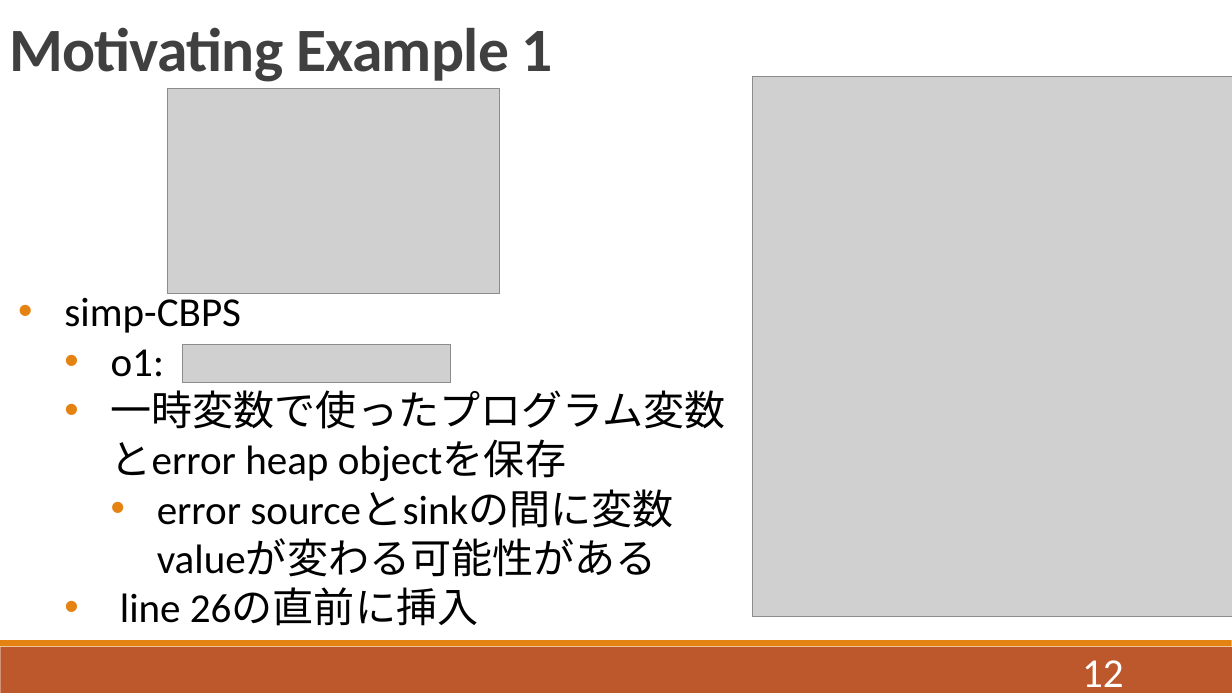
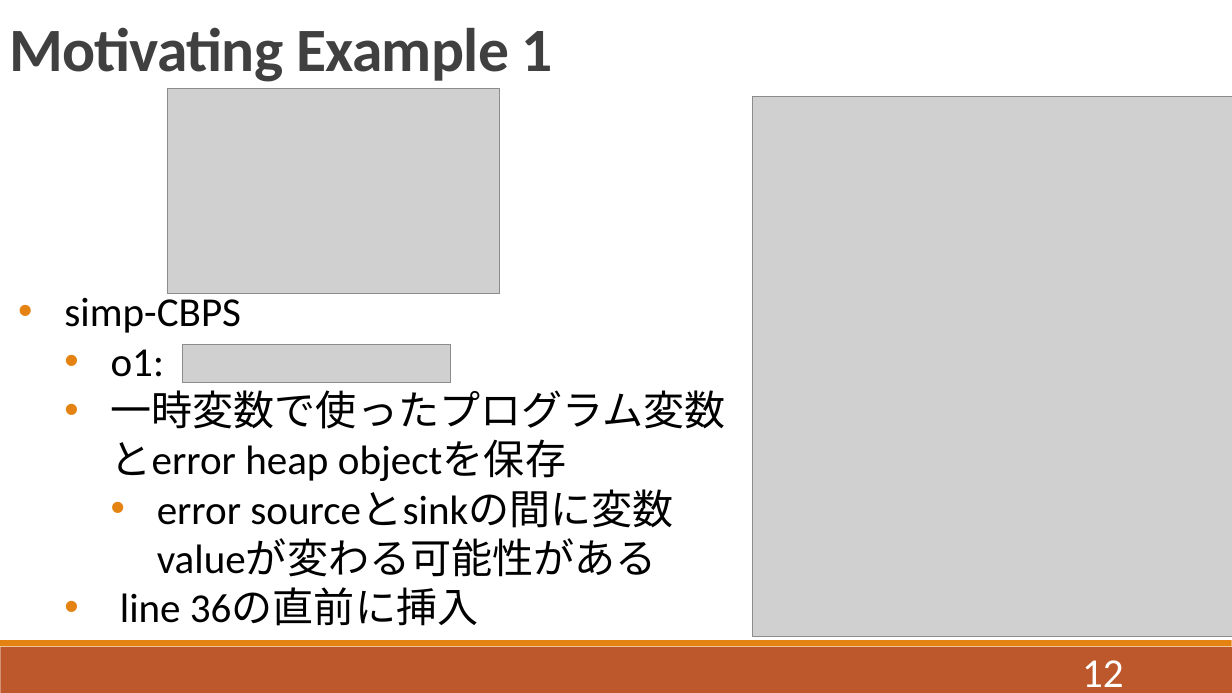
Before and after one commit to QIANZECHANG/MyResearch, a slide deck: slide 12 of 修論/修論発表.pptx. Drawn at 1232x693 pixels with LibreOffice and Linux fonts; fonts in the diff are those of the drawing; grey boxes stand for pictures. Boxes give left, top, right and bottom in pixels: in the first picture for what was removed or moved away, otherwise in the second. Text is boxed around its words. In the diff, an @@ line names an element or a change of style, - is before the commit and + after.

```diff
--- a/修論/修論発表.pptx
+++ b/修論/修論発表.pptx
@@ picture: place and size @@
-picture at bbox=[753, 77, 1232, 616]
+picture at bbox=[753, 96, 1232, 636]
@@ text at bbox=[120, 589, 478, 626]: text changed @@
-    • line 26の直前に挿入
+    • line 36の直前に挿入
```
Also in this commit, not shown: 4 other slides changed, 14 slides added, 6 slides removed, 55 other files.
